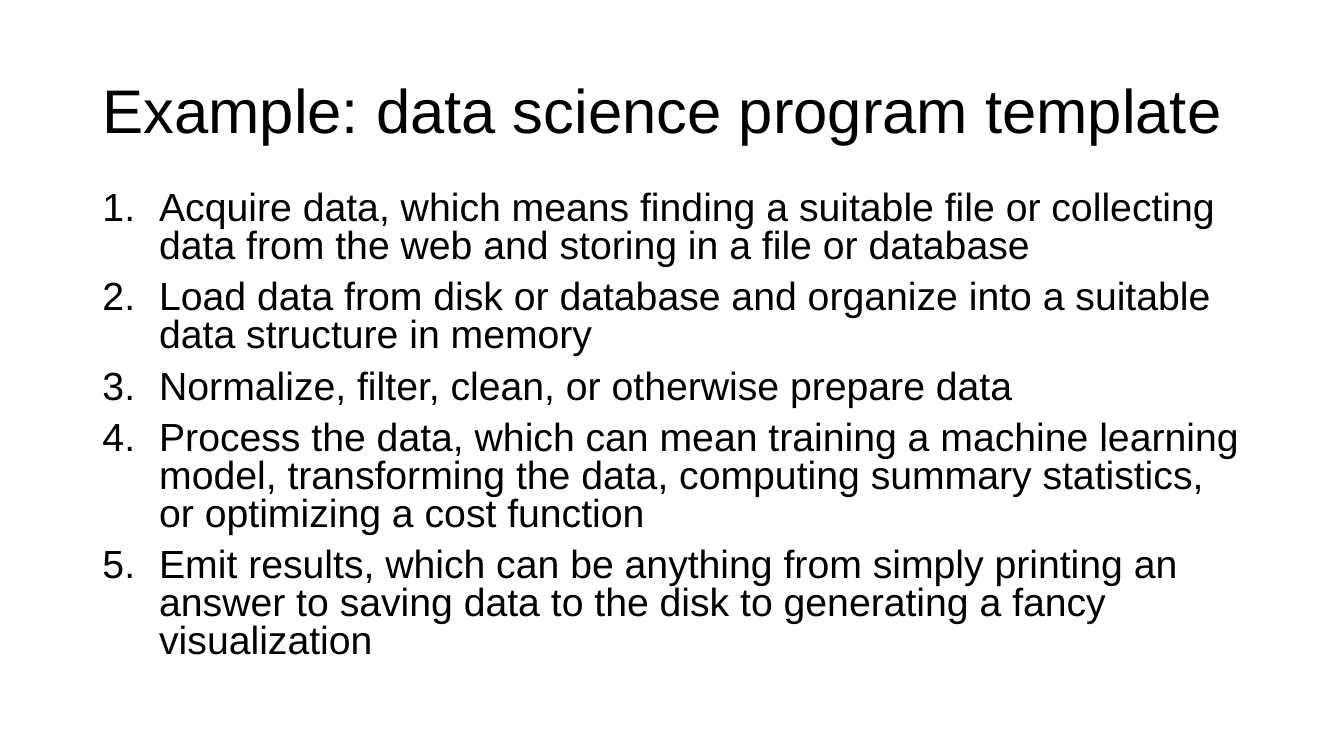
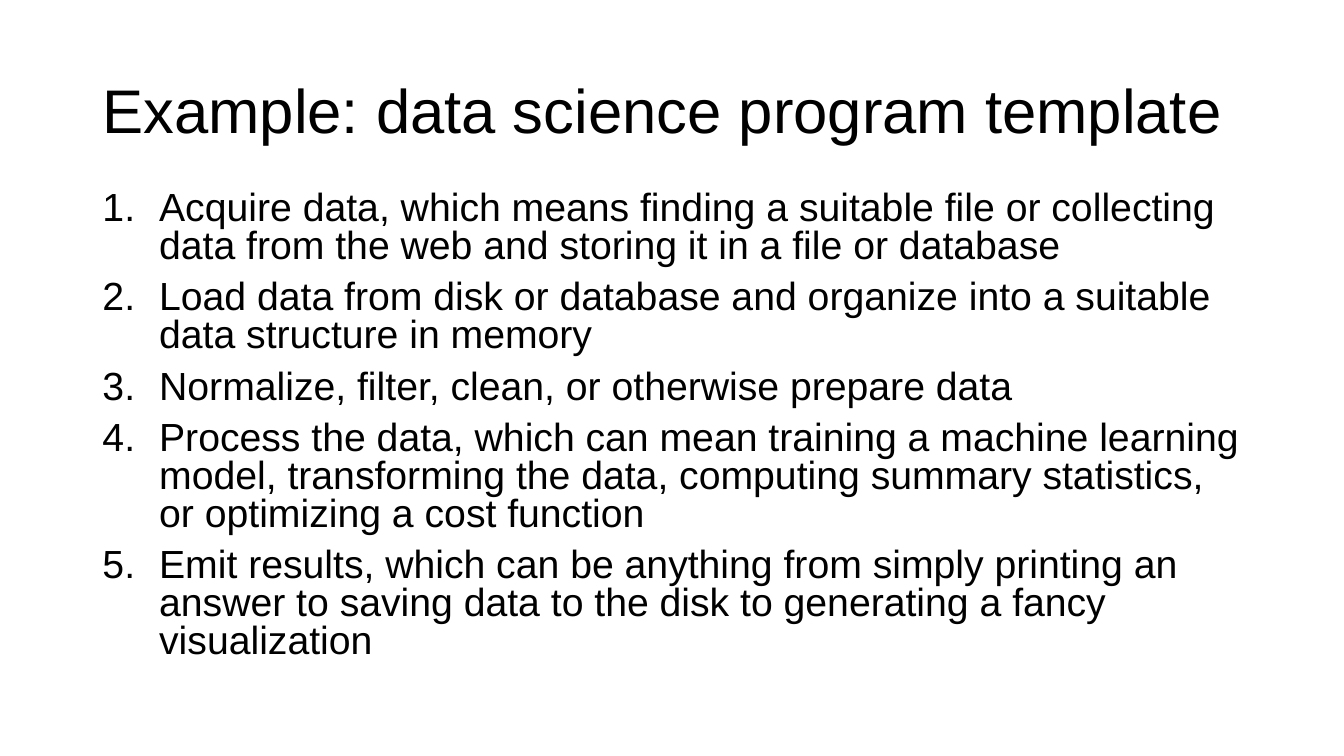
Before and after one commit to parrt/msds501, a slide deck: slide 4 of slides/programming-patterns.pptx. Drawn at 1344x756 pixels with LibreOffice and Linux fonts; fonts in the diff are those of the drawing; background and template pictures are left out. Boxes give left, top, right and bottom in pixels: in the first picture for what was removed or moved away, otherwise in the second. Text is boxed around its words. In the diff, an @@ line names an element or a change of style, - is before the commit and + after.

```diff
--- a/slides/programming-patterns.pptx
+++ b/slides/programming-patterns.pptx
@@ text at [159,192,1214,267]: text changed @@
-1. Acquire data, which means finding a suitable file or collecting data from the web and storing in a file or database
+1. Acquire data, which means finding a suitable file or collecting data from the web and storing it in a file or database
```
Also in this commit, not shown: 11 other slides changed, 1 other file.
